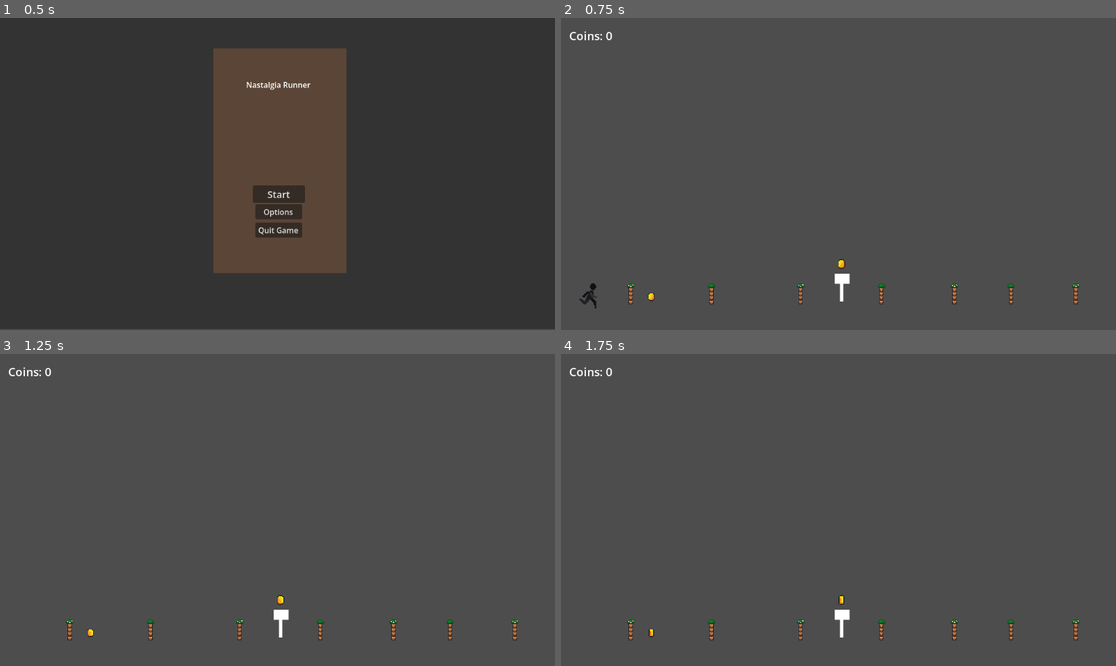
Above: before the commit, frames 1-4 (two rows, left to right).
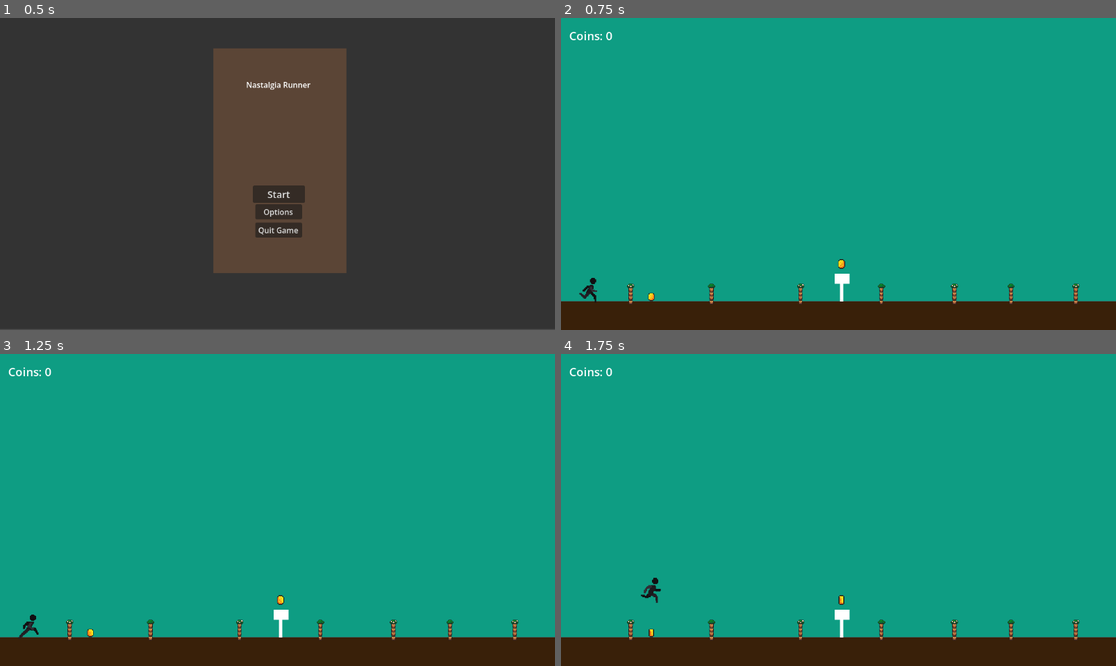
Above: after the commit, the same moments.

Repository: theejackalope/Gamin-the-Jamin
Game: Godot game, scene res://scenes/Main Menu/main_menu.tscn
Same seed, same stepped clock (60 frames per second), same inputs: the game is played once before the commit and once after it.
Inputs:
- Up to frame 1 (0.5 s): no input
- Up to frame 2 (0.75 s): click "Start" at 0.5 s
- Up to frame 3 (1.25 s): no input
- Up to frame 4 (1.75 s): tap Enter (ui_accept) at 1.25, 1.52 s; hold Right (ui_right) from 1.28 s (still down)

Frame 1 is identical in both runs. In frame 2, 99% of the frame differs, in the area x 0-100%, y 0-100%; in frame 3, 99%; in frame 4, 99%.

Commit message:
fixing levl1

Diff:
--- a/Godot/gamin-the-jamin/scenes/Yukon(level 1)/level1.tscn
+++ b/Godot/gamin-the-jamin/scenes/Yukon(level 1)/level1.tscn
@@ -1,9 +1,9 @@
 [gd_scene format=3 uid="uid://dafuyfhprxo2a"]
 
 [ext_resource type="Texture2D" uid="uid://curx86mnbobsy" path="res://assets/placeholder assets/world_tileset.png" id="1_7vnyn"]
-[ext_resource type="PackedScene" path="res://scenes/Yukon(level 1)/ground.tscn" id="1_23wpf"]
-[ext_resource type="PackedScene" path="res://scenes/Yukon(level 1)/sky.tscn" id="2_20g6e"]
+[ext_resource type="PackedScene" uid="uid://bcutlcq6xwo7a" path="res://scenes/Placeholders/ground.tscn" id="2_f3aqk"]
 [ext_resource type="Script" uid="uid://dkfvxap81w0m5" path="res://scripts/camera_auto_right.gd" id="3_20g6e"]
+[ext_resource type="PackedScene" uid="uid://dxjrpr4t3ydsp" path="res://scenes/Placeholders/sky.tscn" id="3_in3m1"]
 [ext_resource type="PackedScene" uid="uid://dfcbvfo0jashc" path="res://scenes/player/player_character.tscn" id="5_k8edj"]
 [ext_resource type="Script" uid="uid://b0jyv33dlkth4" path="res://scripts/player_character.gd" id="6_k8edj"]
 [ext_resource type="PackedScene" uid="uid://da4nty44hq8it" path="res://scenes/Pickups/loonie.tscn" id="7_e4kig"]
@@ -152,12 +152,6 @@
 format = 2
 layer_0/tile_data = PackedInt32Array(-65527, 131072, 8, -131063, 131072, 8, -65517, 131072, 8, -131053, 131072, 8, -655 …(1937 unchanged characters)…
 
-[node name="ground" parent="." unique_id=1233020928 instance=ExtResource("1_23wpf")]
-position = Vector2(49, -9)
-
-[node name="sky" parent="." unique_id=2545840 instance=ExtResource("2_20g6e")]
-position = Vector2(-8, 0)
-
 [node name="CanvasLayer" type="CanvasLayer" parent="." unique_id=466870272]
 
 [node name="Label" type="Label" parent="CanvasLayer" unique_id=733548239]
@@ -170,6 +164,12 @@
 offset_bottom = 43.0
 theme_override_font_sizes/font_size = 24
 metadata/_edit_use_anchors_ = true
+
+[node name="ground" parent="." unique_id=422678836 instance=ExtResource("2_f3aqk")]
+position = Vector2(46, -9)
+
+[node name="sky" parent="." unique_id=2545840 instance=ExtResource("3_in3m1")]
+position = Vector2(-11, 0)
 
 [node name="PlayerCharacter" parent="." unique_id=1140731590 instance=ExtResource("5_k8edj")]
 z_index = 100
